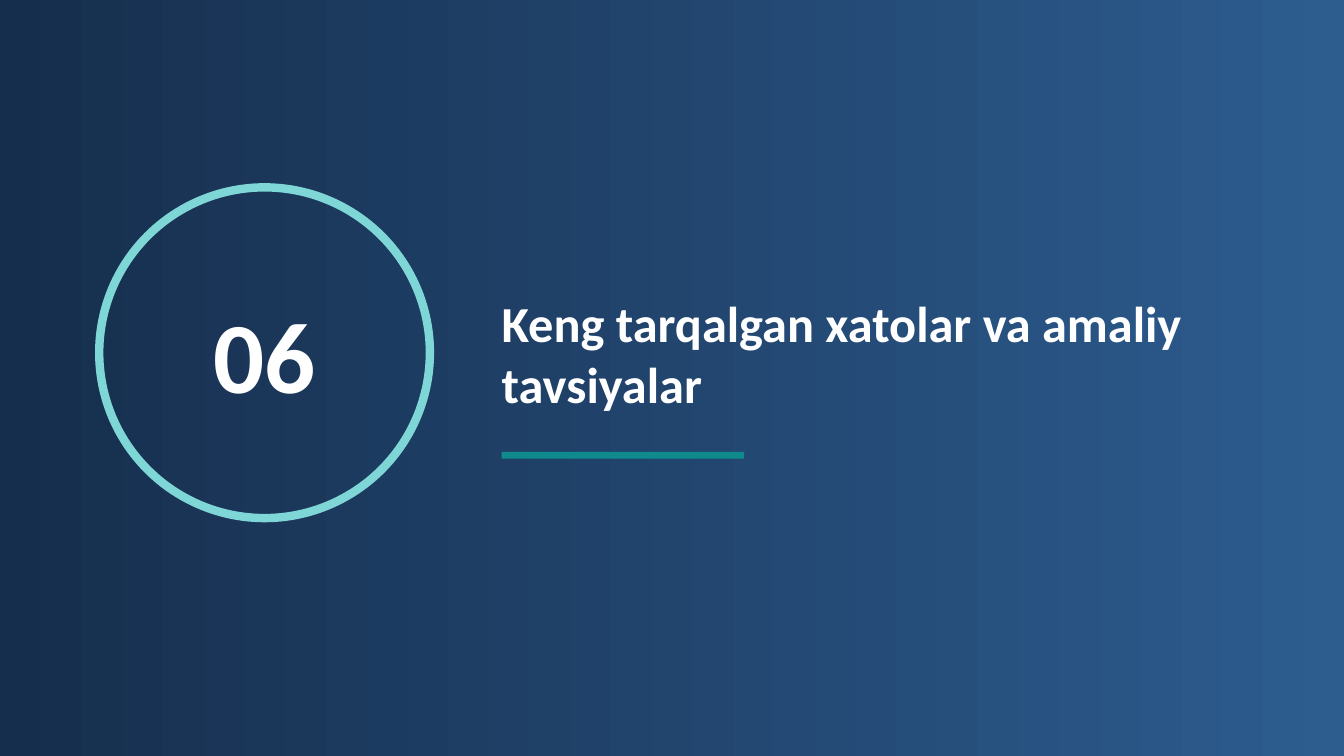
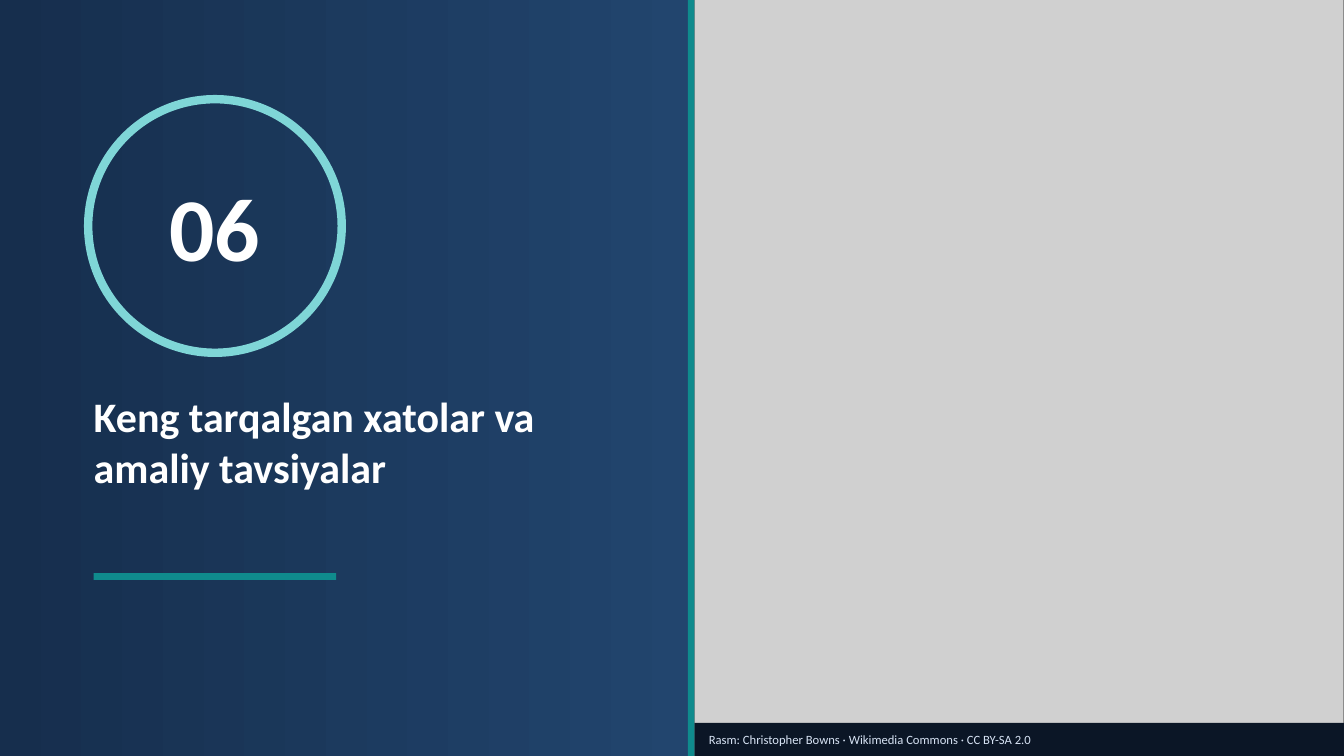
Before and after one commit to sayka7/ktm_labs, a slide deck: slide 36 of slaydlar/A1.pptx. Drawn at 1344x756 pixels with LibreOffice and Linux fonts; fonts in the diff are those of the drawing; grey boxes stand for pictures. Boxes give left, top, right and bottom in pixels: in the first picture for what was removed or moved away, otherwise in the second. Text is boxed around its words. In the diff, an @@ line names an element or a change of style, - is before the commit and + after.

```diff
--- a/slaydlar/A1.pptx
+++ b/slaydlar/A1.pptx
@@ rectangle: place and size @@
-rectangle at (502,452,745,459)
+rectangle at (688,0,695,756)
@@ picture added at (695,0,1344,756) @@
@@ text "06": place and size @@
-text "06" at (213,324,315,394)
+text "06" at (170,200,261,262)
@@ text "06" at (170,200,261,262): size 72 to 64 pt @@
@@ ellipse: place and size @@
-ellipse at (99,188,430,518)
+ellipse at (88,99,342,353)
@@ text "Keng tarqalgan xatolar va amaliy ...": place and size @@
-text "Keng tarqalgan xatolar va amaliy ..." at (502,306,1181,411)
+text "Keng tarqalgan xatolar va amaliy ..." at (94,402,535,490)
@@ text "Keng tarqalgan xatolar va amaliy ..." at (94,402,535,490): size 36 to 30 pt; vertical alignment middle to top @@
@@ rectangle added at (94,574,337,581), fill #0F8B8D @@
@@ rectangle added at (695,723,1344,756), fill #0B1626 @@
@@ text added at (709,735,1031,746), 9 pt, text #D7E3F4 @@
+Rasm: Christopher Bowns · Wikimedia Commons · CC BY-SA 2.0
```
Also in this commit, not shown: 6 other slides changed, 3 slides added, 15 slides removed, 21 other files.
